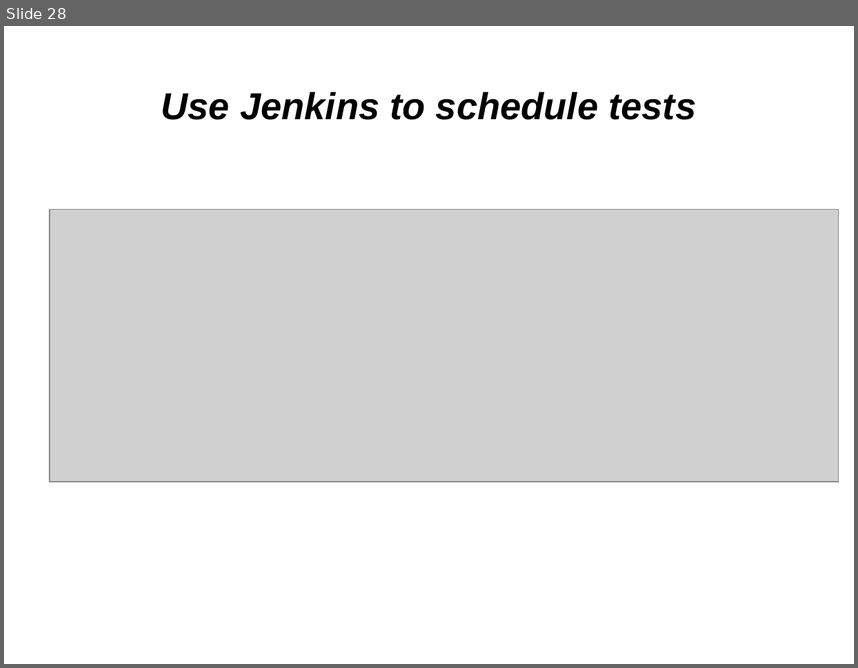
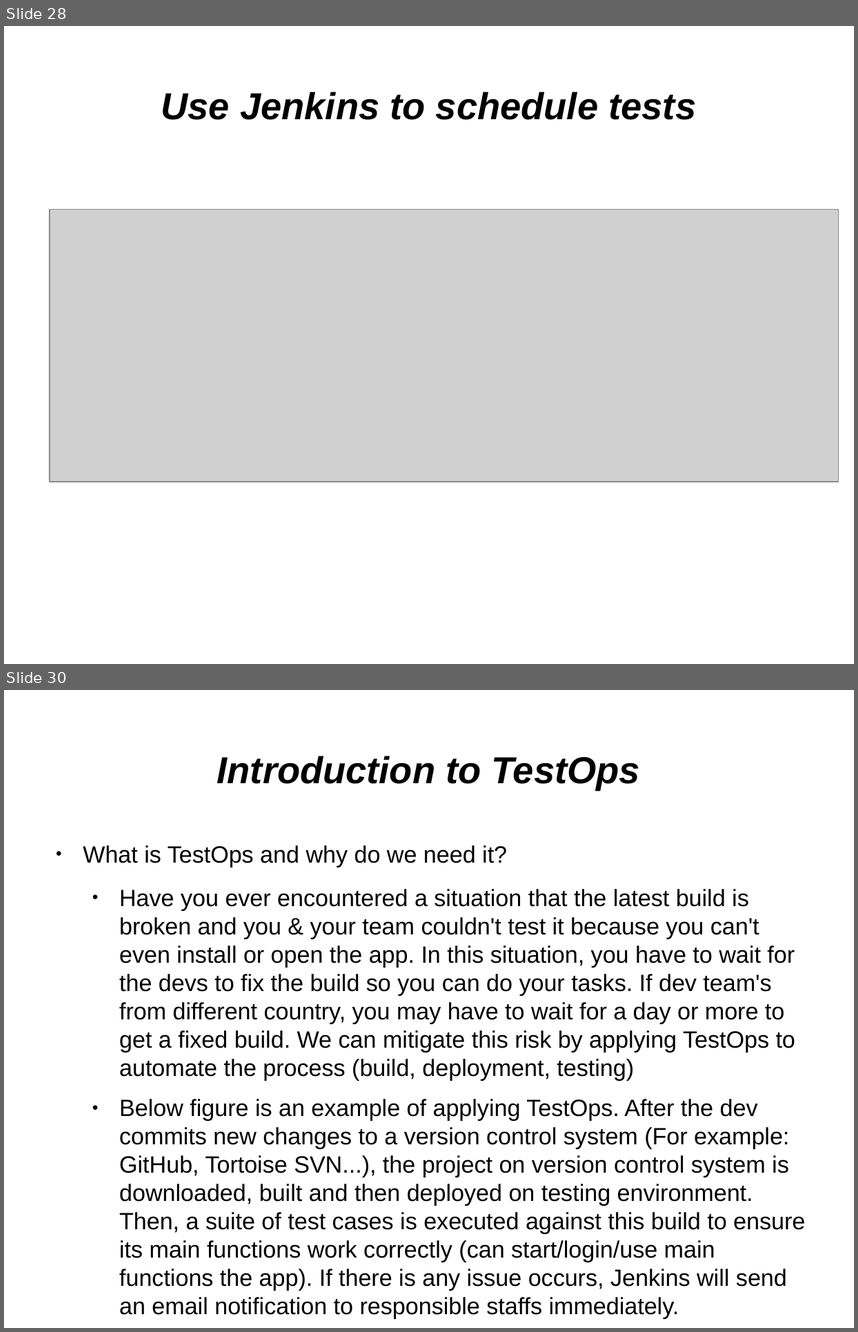
Before and after one commit to kirol/selenium, a slide deck: Selenium & Testops.odp. Shown one above the other, each under a label of ours: slide 28 before the commit, slides 28 and 30 after it; the slides between them are not shown. The pictures are 858x668 and 858x1332 pixels, drawn with LibreOffice and Linux fonts; fonts in the diff are those of the drawing; grey boxes stand for pictures. Boxes give left, top, right and bottom in pixels: in the first picture for what was removed or moved away, otherwise in the second. Text is boxed around its words. In the diff, an @@ line names an element or a change of style, - is before the commit and + after.

```diff
--- a/Selenium & Testops.odp
+++ b/Selenium & Testops.odp
@@ slide 30 added at [4, 690, 854, 1328], background #FFFFFF @@
@@ title added at [217, 756, 640, 790], 35 pt, text #000000, bold, italic @@
+Introduction to TestOps
@@ text added at [83, 845, 805, 1318], 22 pt, text #000000 @@
+● What is TestOps and why do we need it?
+  ● Have you ever encountered a situation that the latest build is broken and you & your team couldn't test it because you can't even install or open the app. In this situation, you have to wait for the devs to fix the build so you can do your tasks. If dev team's from different country, you may have to wait for a day or more to get a fixed build. We can mitigate this risk by applying TestOps to automate the process (build, deployment, testing)
+  ● Below figure is an example of applying TestOps. After the dev commits new changes to a version control system (For example: GitHub, Tortoise SVN...), the project on version control system is downloaded, built and then deployed on testing environment. Then, a suite of test cases is executed against this build to ensure its main functions work correctly (can start/login/use main functions the app). If there is any issue occurs, Jenkins will send an email notification to responsible staffs immediately.
```
Also in this commit, not shown: 16 slides changed, 3 other slides added, 1 slide removed, 1 other file.
